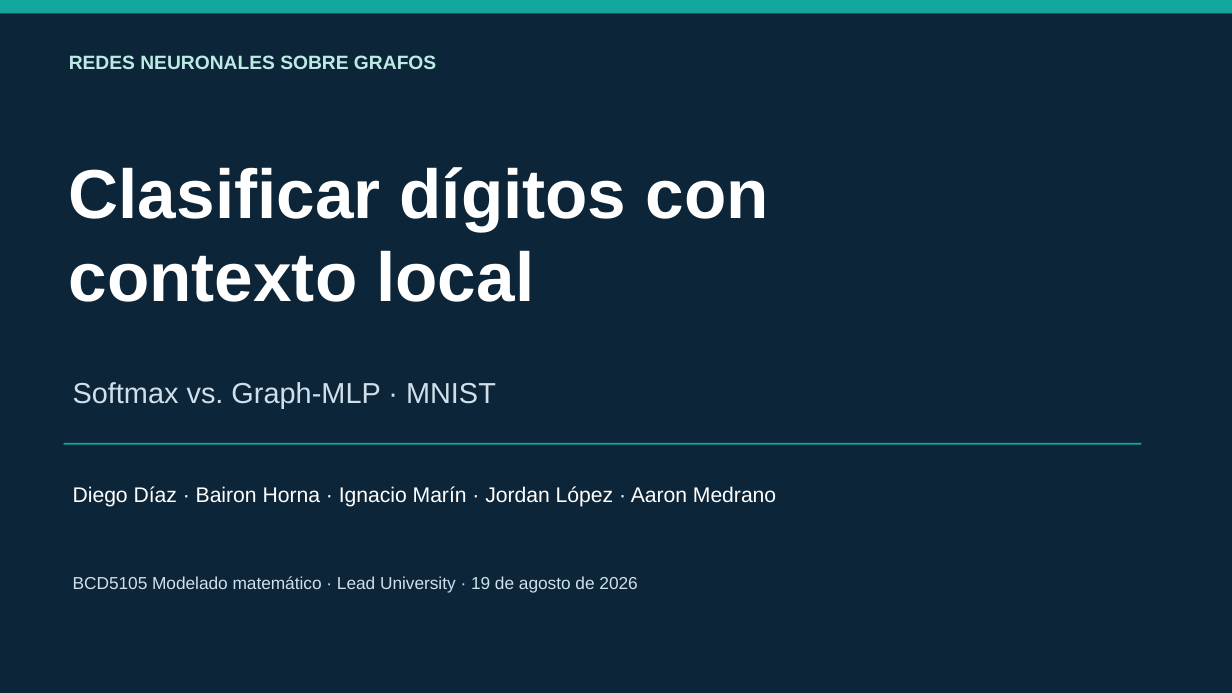
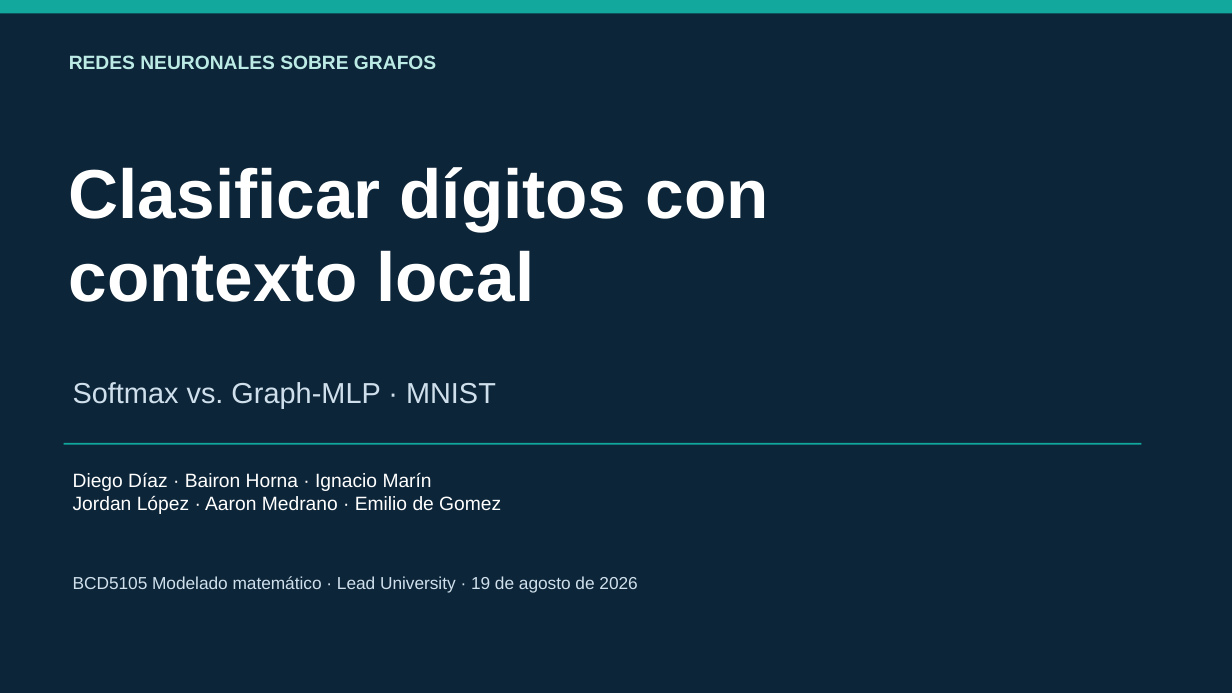
Before and after one commit to EmiliodeGomez/redes-neuronales-grafos-mnist, a slide deck: slide 1 of presentacion/PresentacionFinal_Grupo_RedesNeuronalesGrafos.pptx. Drawn at 1232x693 pixels with LibreOffice and Linux fonts; fonts in the diff are those of the drawing. Boxes give left, top, right and bottom in pixels: in the first picture for what was removed or moved away, otherwise in the second. Text is boxed around its words. In the diff, an @@ line names an element or a change of style, - is before the commit and + after.

Commit message:
Agregar Emilio de Gomez y auditar requisitos

```diff
--- a/presentacion/PresentacionFinal_Grupo_RedesNeuronalesGrafos.pptx
+++ b/presentacion/PresentacionFinal_Grupo_RedesNeuronalesGrafos.pptx
@@ text at (73,473,501,514): text changed; size 16.5 to 15 pt @@
-Diego Díaz · Bairon Horna · Ignacio Marín · Jordan López · Aaron Medrano
+Diego Díaz · Bairon Horna · Ignacio Marín
+Jordan López · Aaron Medrano · Emilio de Gomez
```
Also in this commit, not shown: 7 other files.
